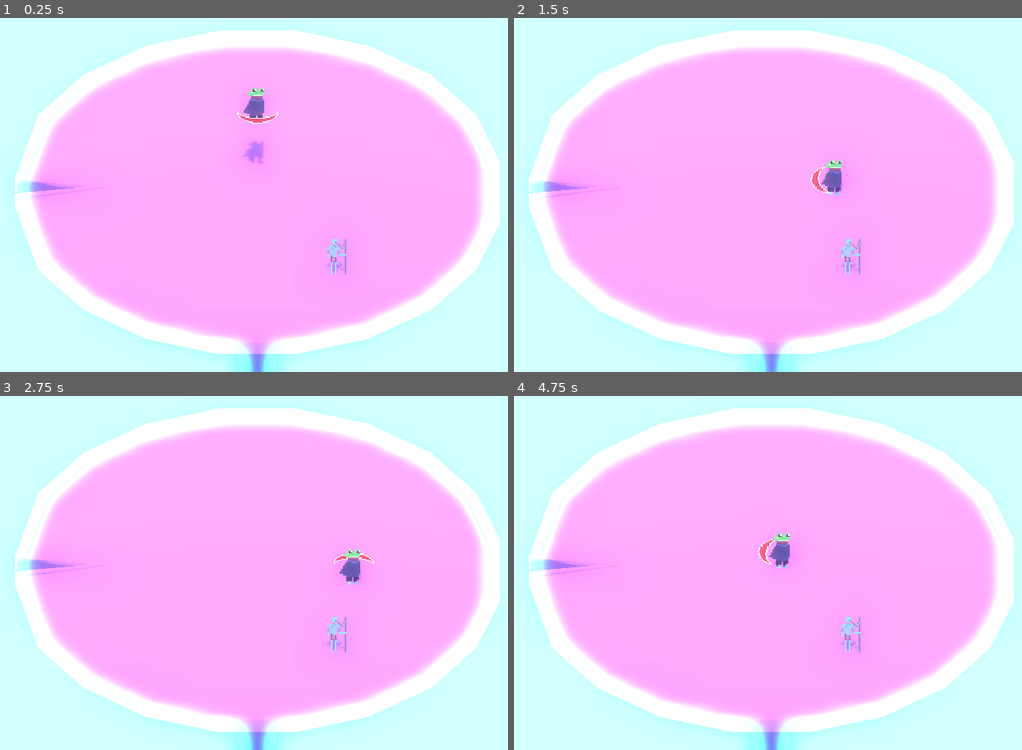
Above: before the commit, frames 1-4 (two rows, left to right).
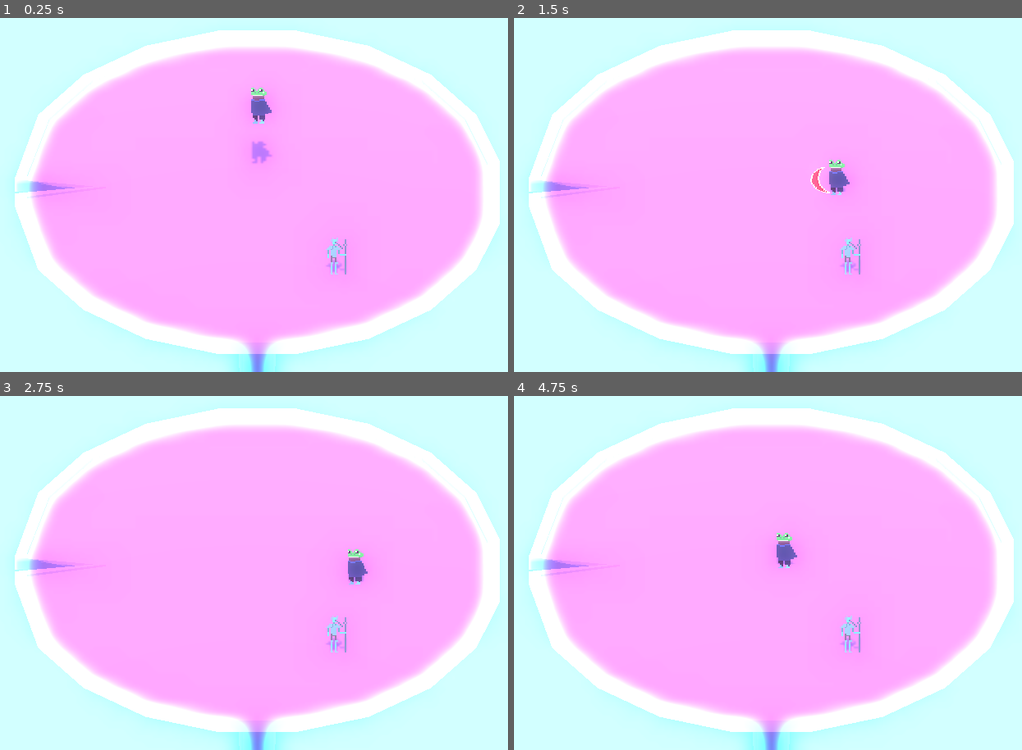
Above: after the commit, the same moments.

Repository: Brainthread/FrogGame
Game: Godot game, scene res://scenes/test.tscn
Same seed, same stepped clock (60 frames per second), same inputs: the game is played once before the commit and once after it.
Inputs (mouse positions are in pixels of both pictures, inside the frame that each line leads up to):
- Up to frame 1 (0.25 s): no input
- Up to frame 2 (1.5 s): move the mouse to (910, 170) at 0.52 s; hold D (right) 0.53-1.28 s; click (910, 170) at 0.6 s; tap Space (jump) at 0.77 s; move the mouse to (635, 205) at 1.27 s; hold S (down) from 1.28 s (still down); click (635, 205) at 1.35 s
- Up to frame 3 (2.75 s): tap Space (jump) at 1.52 s; move the mouse to (314, 484) at 2.02 s; release S (down) at 2.03 s; hold D (right) from 2.03 s (still down); click (314, 484) at 2.1 s
- Up to frame 4 (4.75 s): move the mouse to (732, 640) at 2.77 s; release D (right) at 2.78 s; hold Up (up) 2.78-3.53 s; click (732, 640) at 2.85 s; tap Space (jump) at 3.02, 3.77, 4.52 s; move the mouse to (961, 622) at 3.52 s; hold A (left) from 3.53 s (still down); click (961, 622) at 3.6 s; move the mouse to (569, 509) at 4.27 s; click (569, 509) at 4.35 s

The runs differ from the first frame. In frame 1, 0.4% of the frame differs, in the area x 46-55%, y 19-41%; in frame 2, 0.2%; in frame 3, 0.2%; in frame 4, 0.3%.

Commit message:
Add flipping sprite

Diff:
--- a/scenes/test.tscn
+++ b/scenes/test.tscn
@@ -76,11 +76,12 @@
 texture_filter = 0
 texture = ExtResource("1_at5dv")
 
-[node name="StateMachine" type="Node3D" parent="Character" node_paths=PackedStringArray("ground_collider", "current_state", "root")]
+[node name="StateMachine" type="Node3D" parent="Character" node_paths=PackedStringArray("ground_collider", "renderer", "current_state", "root")]
 script = ExtResource("2_jcd4p")
 ground_collider = NodePath("../GroundPolling")
 g_on_rise = -36.0
 g_on_fall = -58.0
+renderer = NodePath("../Sprite3D")
 current_state = NodePath("Grounded")
 root = NodePath("..")
 
--- a/scripts/statemachines/player/FrogStateMachine.gd
+++ b/scripts/statemachines/player/FrogStateMachine.gd
@@ -6,6 +6,7 @@
 @export var movement_speed:float = 10
 @export var g_on_rise:float = -9.82
 @export var g_on_fall:float = -19.64
+@export var renderer:Node3D
 
 var g_attack_counter = 0;
 var g_attack_timer = 0;
--- a/scripts/statemachines/player/states/PlayerAirborneState.gd
+++ b/scripts/statemachines/player/states/PlayerAirborneState.gd
@@ -37,5 +37,7 @@
 	root.velocity = new_velocity
 	root.move_and_slide()
 
+
+
 func _state_physics_update(_delta: float):
 	pass
--- a/scripts/statemachines/player/states/PlayerGroundAttackState.gd
+++ b/scripts/statemachines/player/states/PlayerGroundAttackState.gd
@@ -18,6 +18,7 @@
 	state_machine = state_machine_node
 	root = root_node
 	slash_hitbox.hit_entity.connect(hit_object)
+	slash_fx.visible = false;
 
 func _enter_state():
 	var attack_direction_2D = InputReader._get_attack_direction(root)
@@ -27,9 +28,11 @@
 	root.velocity = Vector3.ZERO
 	root.move_and_slide()
 	start_registering_hits()
+	slash_fx.visible = true;
 
 func _exit_state():
 	stop_registering_hits()
+	slash_fx.visible = false;
 
 func _state_update(_delta: float):
 	var vel = Vector3.ZERO
--- a/scripts/statemachines/player/states/PlayerGroundState.gd
+++ b/scripts/statemachines/player/states/PlayerGroundState.gd
@@ -45,6 +45,12 @@
 	root.velocity = new_velocity
 	root.move_and_slide()
 
+	var mouse_vector = InputReader._get_mouse_object_offset(root).normalized()
+	var renderer = state_machine.renderer
+	if mouse_vector.x < 0:
+		renderer.flip_h = false
+	else:
+		renderer.flip_h = true
 
 
 func _state_physics_update(_delta: float):
